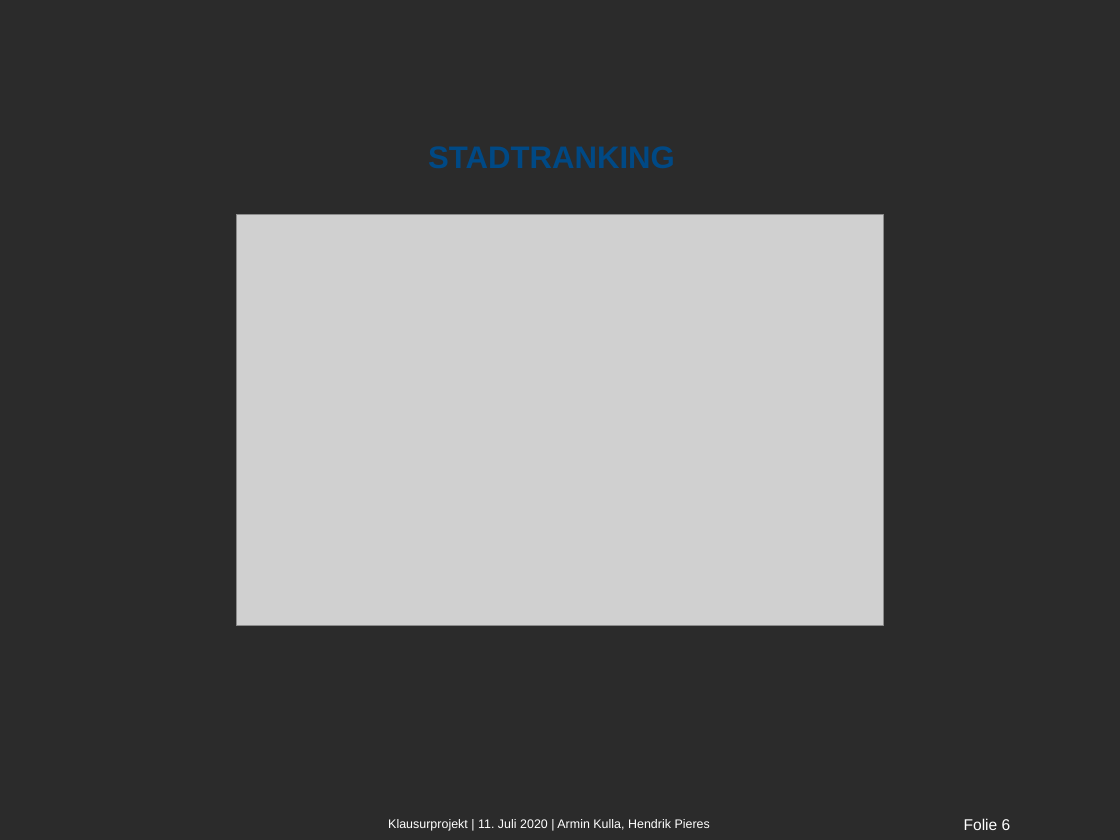
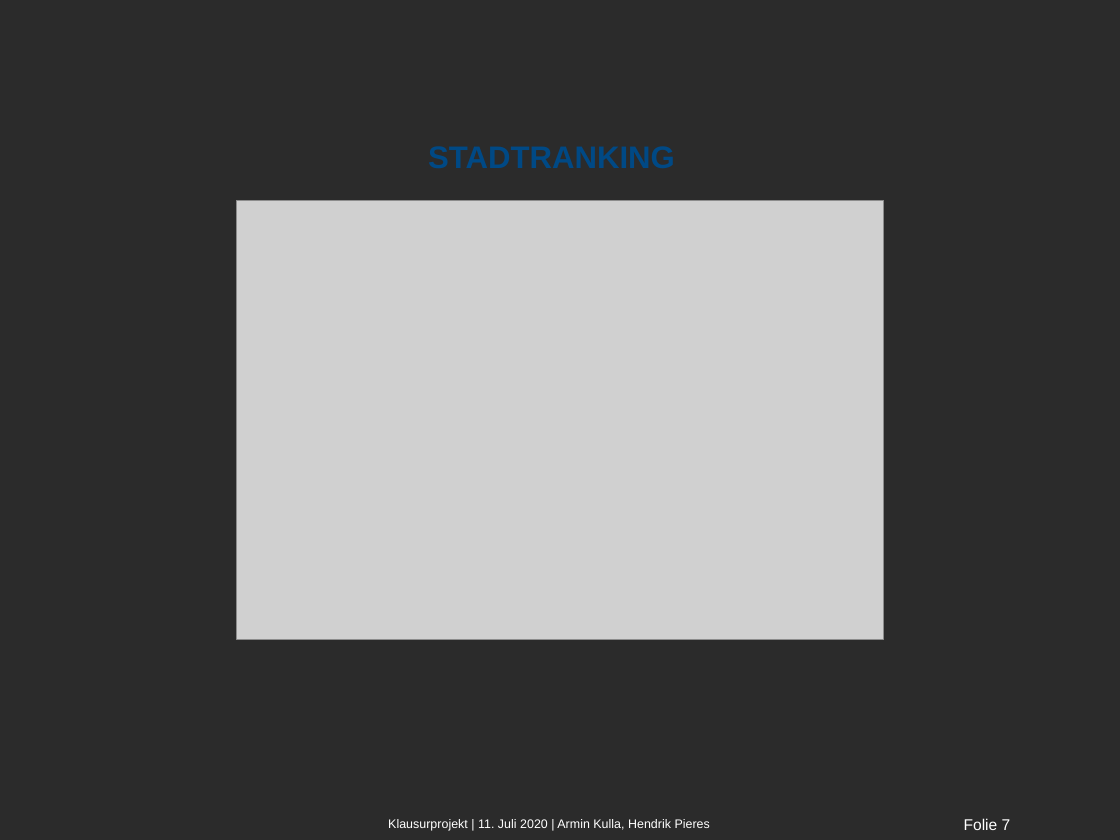
Before and after one commit to Florian-Krax/WDT-PZD-Group-3, a slide deck: slide 7 of Klausur/Klausurprojekt PZD.pptx (slide 6 before the commit). Drawn at 1120x840 pixels with LibreOffice and Linux fonts; fonts in the diff are those of the drawing; grey boxes stand for pictures; background and template pictures are left out; a plain dark background stands for a picture behind light text. Boxes give left, top, right and bottom in pixels: in the first picture for what was removed or moved away, otherwise in the second. Text is boxed around its words. In the diff, an @@ line names an element or a change of style, - is before the commit and + after.

```diff
--- a/Klausur/Klausurprojekt PZD.pptx
+++ b/Klausur/Klausurprojekt PZD.pptx
@@ picture: place and size @@
-picture at [236, 215, 884, 626]
+picture at [236, 200, 884, 640]
@@ page number at [964, 818, 1011, 830]: text changed @@
-Folie 6
+Folie 7
```
Also in this commit, not shown: 1 other slide changed, 1 slide added, 6 other files.
